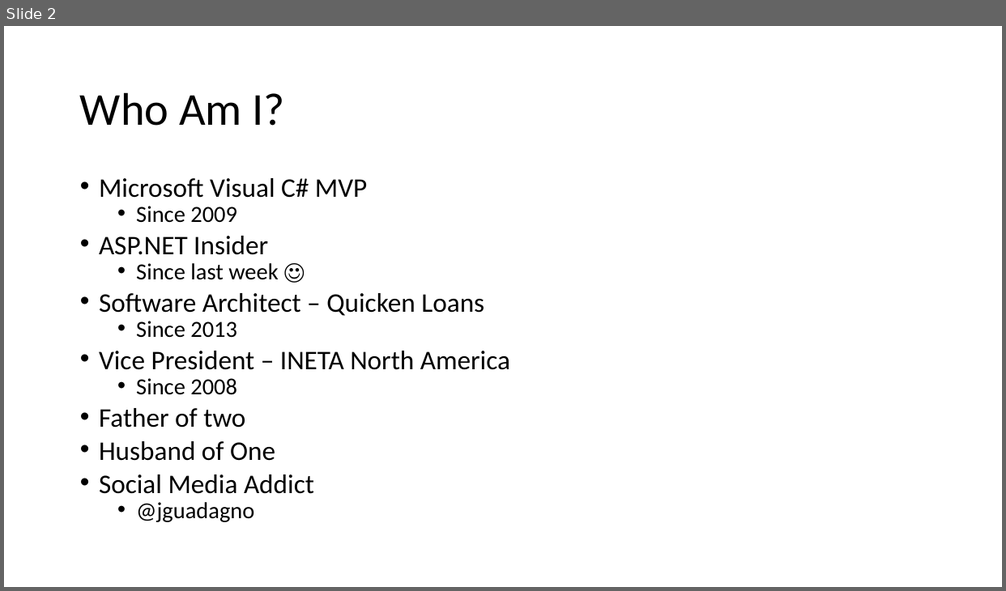
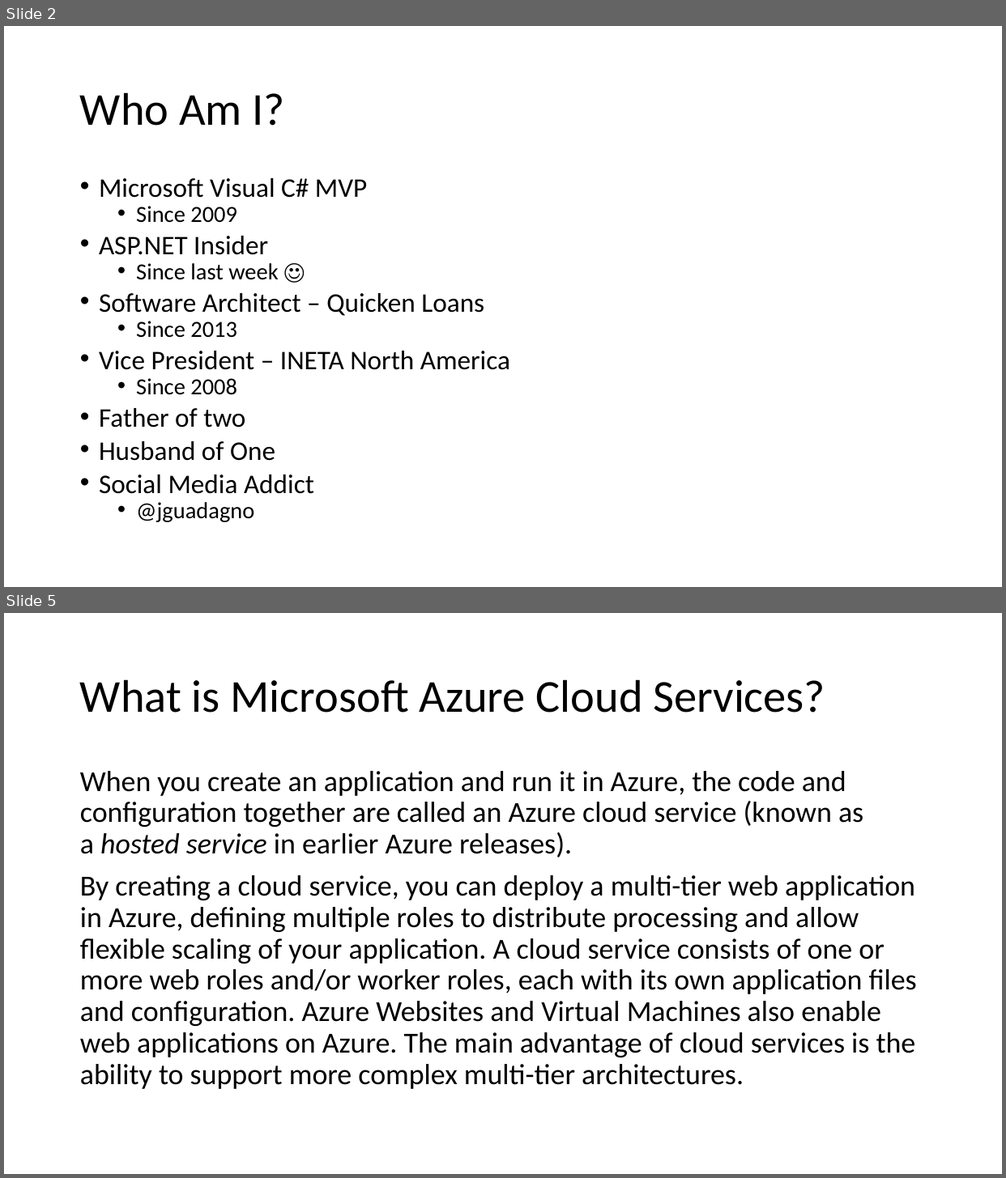
Before and after one commit to jguadagno/AzurePhotos, a slide deck: Azure Cloud Services.pptx. Shown one above the other, each under a label of ours: slide 2 before the commit, slides 2 and 5 after it; the slides between them are not shown. The pictures are 1006x591 and 1006x1178 pixels, drawn with LibreOffice and Linux fonts; fonts in the diff are those of the drawing. Boxes give left, top, right and bottom in pixels: in the first picture for what was removed or moved away, otherwise in the second. Text is boxed around its words. In the diff, an @@ line names an element or a change of style, - is before the commit and + after.

```diff
--- a/Azure Cloud Services.pptx
+++ b/Azure Cloud Services.pptx
@@ slide 5 added at (4,613,1002,1174), background #FFFFFF @@
@@ title added at (80,679,825,713), 44 pt, text #000000 @@
+What is Microsoft Azure Cloud Services?
@@ text added at (80,771,917,1089), 28 pt, text #000000 @@
+When you create an application and run it in Azure, the code and configuration together are called an Azure cloud service (known as a hosted service in earlier Azure releases).
+By creating a cloud service, you can deploy a multi-tier web application in Azure, defining multiple roles to distribute processing and allow flexible scaling of your application. A cloud service consists of one or more web roles and/or worker roles, each with its own application files and configuration. Azure Websites and Virtual Machines also enable web applications on Azure. The main advantage of cloud services is the ability to support more complex multi-tier architectures.
```
Also in this commit, not shown: 2 slides changed, 22 other slides added.
